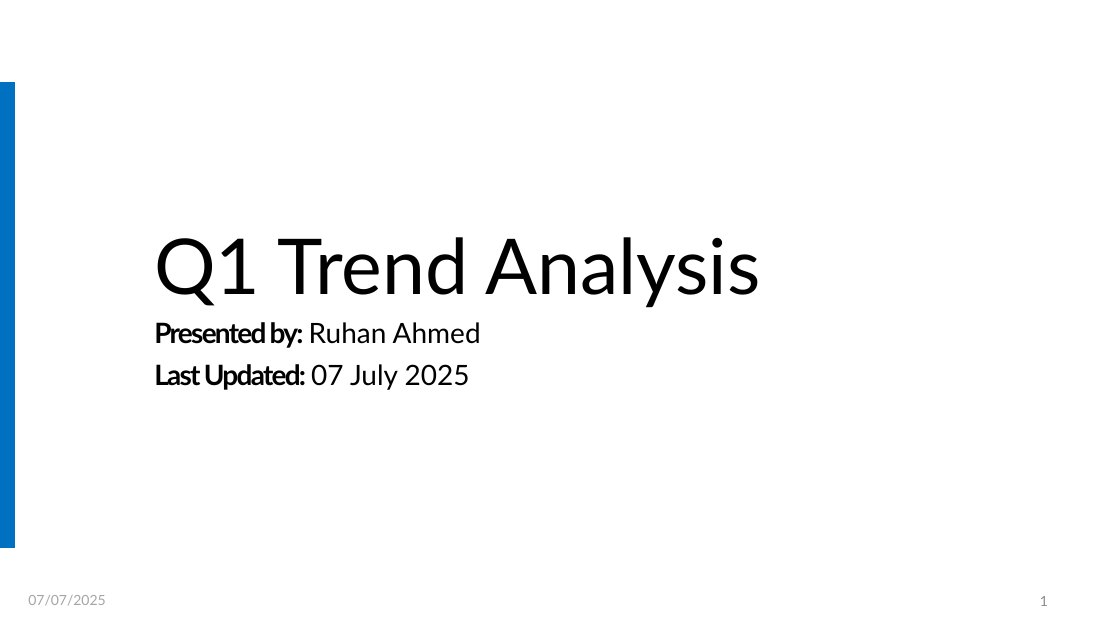
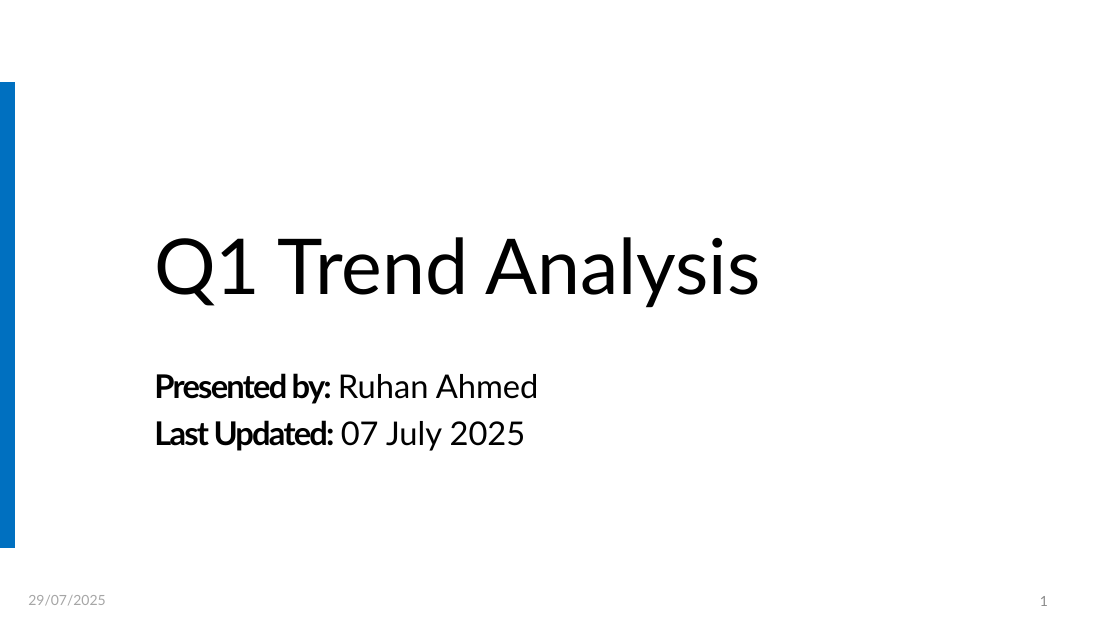
Before and after one commit to MRuhan-Ahmed/fabric-notebook-project, a slide deck: slide 1 of Q1-Trend-analysis.pptx. Drawn at 1120x630 pixels with LibreOffice and Linux fonts; fonts in the diff are those of the drawing; background and template pictures are left out. Boxes give left, top, right and bottom in pixels: in the first picture for what was removed or moved away, otherwise in the second. Text is boxed around its words. In the diff, an @@ line names an element or a change of style, - is before the commit and + after.

Commit message:
Update Q1 Trend Analysis presentation
Revised Q1-Trend-analysis.pptx with updated content or formatting. Review changes in the presentation for details.

```diff
--- a/Q1-Trend-analysis.pptx
+++ b/Q1-Trend-analysis.pptx
@@ subtitle "Presented by: Ruhan Ahmed" at <box>154,373,539,451</box>: size 24 to 28 pt @@
@@ text at <box>28,595,105,606</box>: text changed @@
-07/07/2025
+29/07/2025
```
Also in this commit, not shown: 31 other slides changed.
